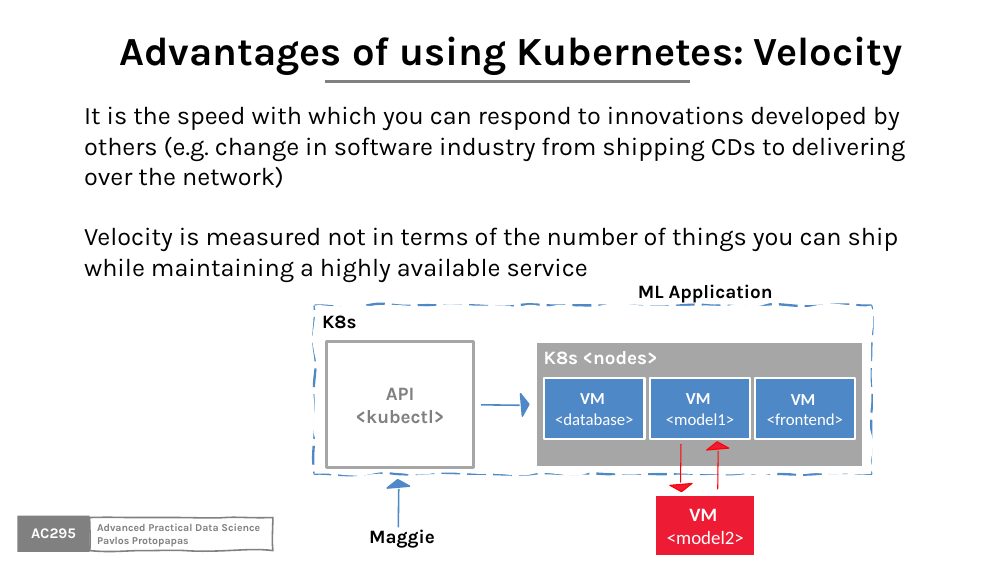
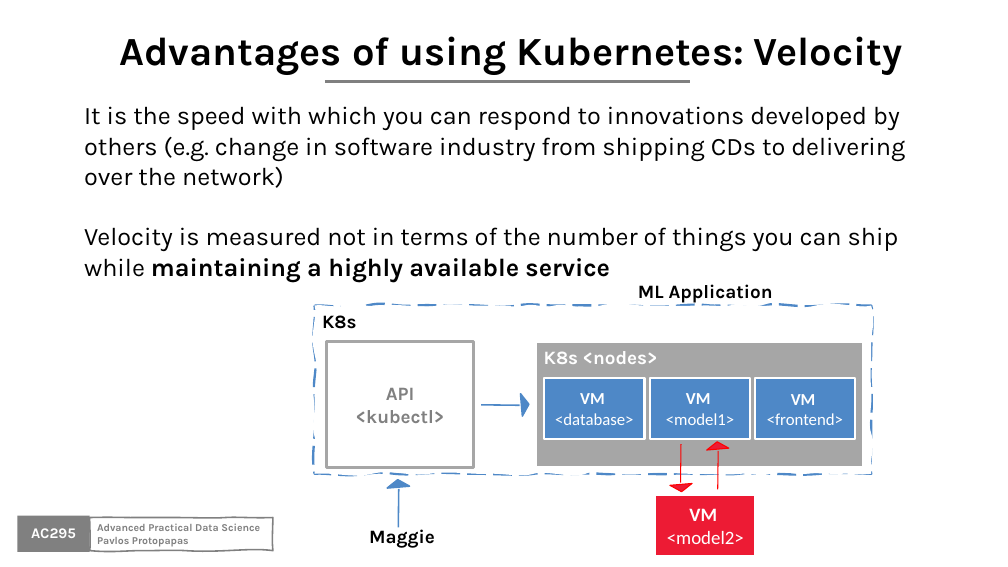
Before and after one commit to Harvard-IACS/2020F-AC295, a slide deck: slide 19 of content/lectures/lecture3/presentation/lecture3.pptx (slide 18 before the commit). Drawn at 1008x567 pixels with LibreOffice and Linux fonts; fonts in the diff are those of the drawing; background and template pictures are left out. Boxes give left, top, right and bottom in pixels: in the first picture for what was removed or moved away, otherwise in the second. Text is boxed around its words. In the diff, an @@ line names an element or a change of style, - is before the commit and + after.

```diff
--- a/content/lectures/lecture3/presentation/lecture3.pptx
+++ b/content/lectures/lecture3/presentation/lecture3.pptx
@@ text at box(84, 227, 899, 282): bold on in "maintaining a highly available service" @@
```
Also in this commit, not shown: 19 other slides changed, 1 slide added, 13 slides removed, 3 other files.
